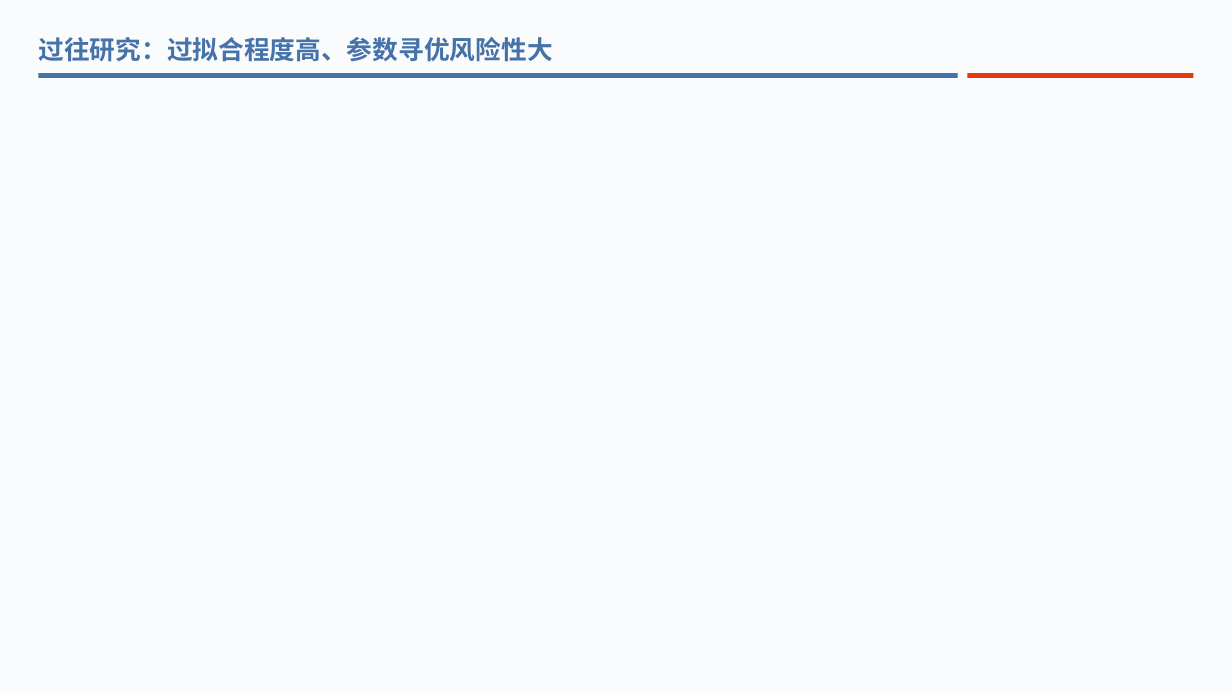
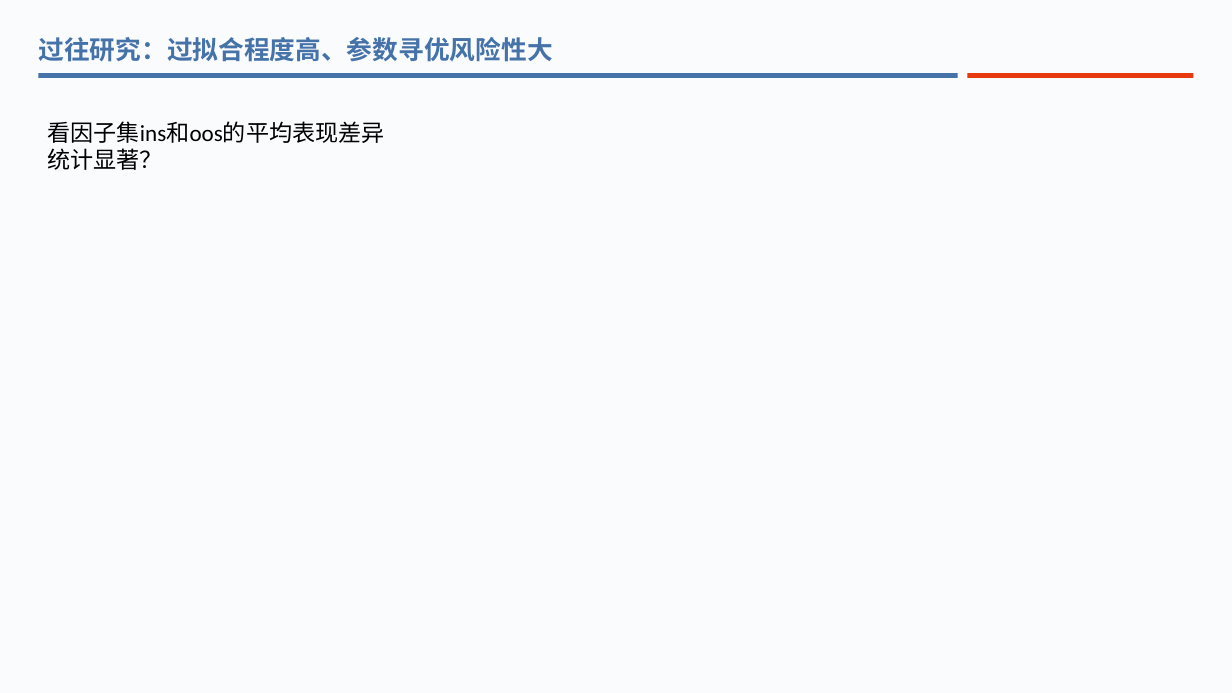
Before and after one commit to galaxy226548-boop/MAIN_STYLE_ROTATION, a slide deck: slide 5 of H_presentation/style_rotation_draft_v1.pptx. Drawn at 1232x693 pixels with LibreOffice and Linux fonts; fonts in the diff are those of the drawing. Boxes give left, top, right and bottom in pixels: in the first picture for what was removed or moved away, otherwise in the second. Text is boxed around its words. In the diff, an @@ line names an element or a change of style, - is before the commit and + after.

```diff
--- a/H_presentation/style_rotation_draft_v1.pptx
+++ b/H_presentation/style_rotation_draft_v1.pptx
@@ text added at [48, 121, 385, 170], 18 pt, text #000000 @@
+看因子集ins和oos的平均表现差异
+统计显著？
```
Also in this commit, not shown: 5 other slides changed, 4 slides added, 52 other files.
